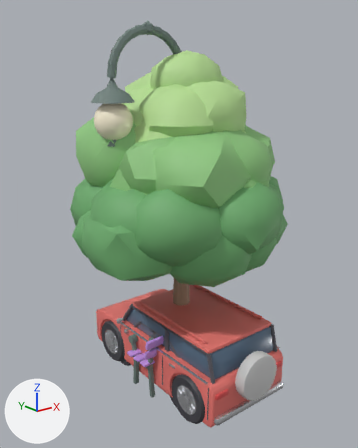
Renders of the glTF model assets/models/CityKit.glb from each side of a commit.
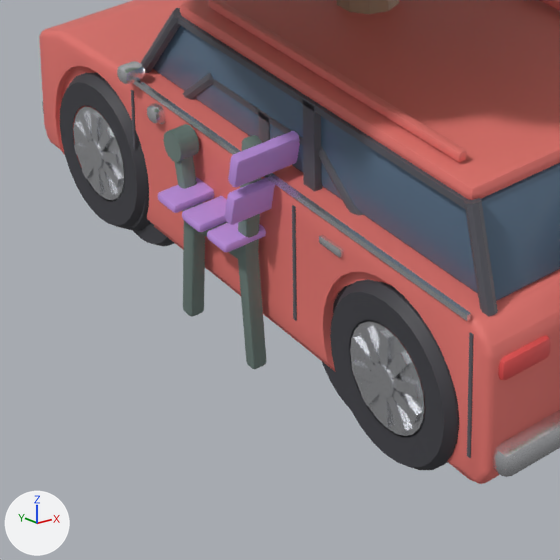
Each version appears first whole from a 50 mm lens placed at (-15.27, -18.89, 16.27), pointed at (-0.23, -0.08, 8.75), and next in a close-up on the part from 24% to 65% of the width and 67% to 100% of the height. The axes (+X, +Y, +Z) are drawn at lower left. The lights are the same throughout. The older version's two pictures come first. Where no turn or scale is listed for an object, it has been applied to the vertices. Vertices at exactly the same position are counted once.

Before the edit, the objects in view are built like this:
```python
me_bench_iron = bpy.data.meshes.new('Bench_Iron')
me_bench_iron.from_pydata(...)  # 440 vertices, 864 faces; spans x -2.75..2.75, y -1.01..1.01, z -1.72..1.72
me_bench_iron.materials.append(mat_iron)  # grey #6f817c
me_bench_paint = bpy.data.meshes.new('Bench_Paint')
me_bench_paint.from_pydata(...)  # 280 vertices, 540 faces; spans x -3.05..3.05, y -0.99..0.99, z -0.78..0.78
me_bench_paint.materials.append(mat_paint)  # purple #c495e7
me_suv_chrome = bpy.data.meshes.new('SUV_Chrome')
me_suv_chrome.from_pydata(...)  # 520 vertices, 996 faces; spans x -2.66..2.66, y -5.43..5.43, z -1.14..1.14
me_suv_chrome.materials.append(mat_chrome)  # white #e5e6ea
ob_bench_iron = bpy.data.objects.new('Bench_Iron', me_bench_iron)
ob_bench_iron.location = (0.0, 0.06, 1.72)
ob_bench_paint = bpy.data.objects.new('Bench_Paint', me_bench_paint)
ob_bench_paint.location = (0.0, -0.16, 2.66)
ob_suv_chrome = bpy.data.objects.new('SUV_Chrome', me_suv_chrome)
ob_suv_chrome.location = (0.0, 0.0, 2.0)
# also in view: 'SUV_Glass' at (0.0, -1.16, 3.46); 'SUV_Body' at (0.0, 0.0, 2.54); 'SUV_Trim' at (0.0, -1.15, 2.58); 'SUV_Tyre' at (0.0, 0.0, 1.2); 'Hatch_Tyre' at (0.0, 0.0, 1.0)
```
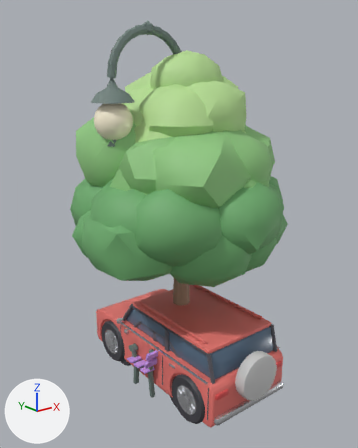
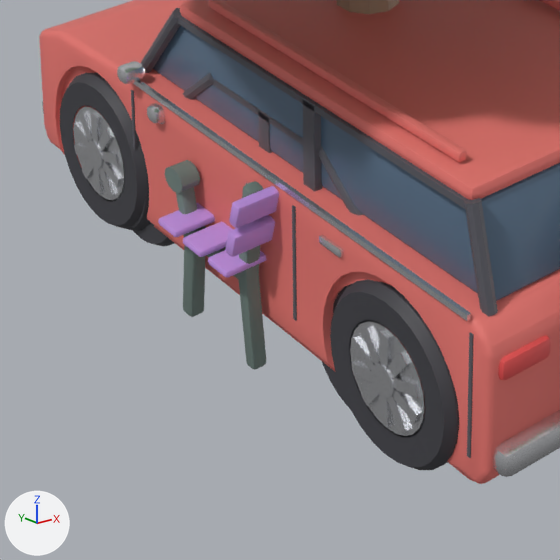
What changed in the scene script:
```text
Change me_bench_iron:
    used by ob_bench_iron; location = (0.0, 0.06, 1.72)
    remove me_bench_iron.from_pydata(...)  # 440 vertices, 864 faces; spans x -2.75..2.75, y -1.01..1.01, z -1.72..1.72
    add me_bench_iron.from_pydata(...)  # 440 vertices, 864 faces; spans x -2.75..2.75, y -1.01..1.01, z -1.38..1.38
    me_bench_iron part 1: the whole mesh is scaled about its middle by (1, 1, 0.8)
Change me_bench_paint:
    used by ob_bench_paint; location = (0.0, -0.16, 2.66)
    remove me_bench_paint.from_pydata(...)  # 280 vertices, 540 faces; spans x -3.05..3.05, y -0.99..0.99, z -0.78..0.78
    add me_bench_paint.from_pydata(...)  # 280 vertices, 540 faces; spans x -3.05..3.05, y -0.99..0.99, z -0.62..0.62
    me_bench_paint part 2: the whole mesh is scaled about its middle by (1, 1, 0.8)
Change ob_bench_iron:
    ob_bench_iron.location: (0.0, 0.06, 1.72) -> (0.0, 0.06, 1.38)
Change ob_bench_paint:
    ob_bench_paint.location: (0.0, -0.16, 2.66) -> (0.0, -0.16, 2.13)
```

Boxes [x1, y1, x2, y2] around the edits, measured in the close-ups (560 x 560 px):
'Bench_Paint', rescaled
    before: [157, 131, 300, 252]
    after: [158, 186, 279, 278]
'Bench_Iron', rescaled (15% shorter)
    before: [163, 124, 267, 369]
    after: [165, 160, 266, 369]
